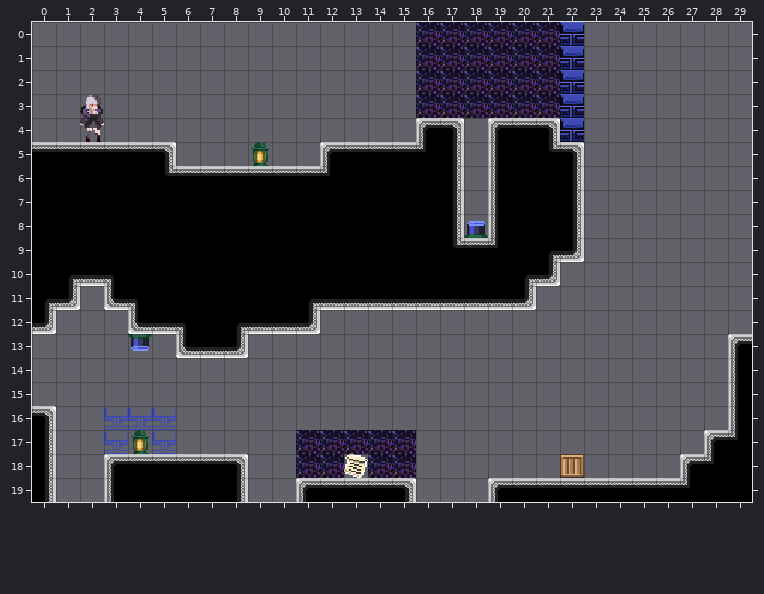
Tiled map, stored at Assets/maps/BookmarkLevels/1 - Prison/A5 - Lantern.tmx. The picture above was drawn from the file before the commit.
Cells are 16x16 px. Shown: x 0..29, y 0..19.
And afterwards:
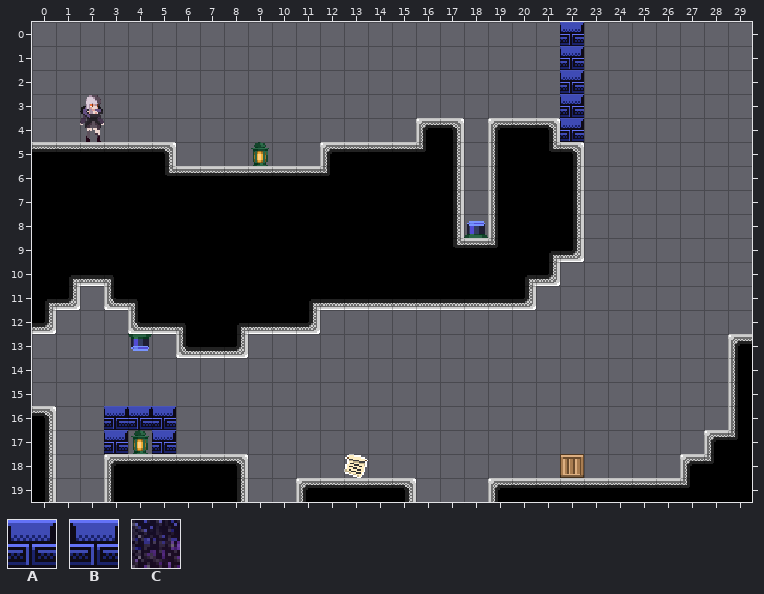
Key: from "On and off tiles blue": A 1; from "PlaceholderSprites": B 29, C 61.
_ is an empty cell.
Tiles of an added or newly shown layer are drawn over the layers below it.
Diff:
Layer "ground":
y 0..3: x 16..22 CCCCCCB -> _______
y 4: x 22 B -> _
y 17: x 11..15 CCCCC -> _____
y 18: x 11..12 CC -> __; x 14..15 CC -> __
Layer "onoff-defaulton" (added):
y 0..4: x 22 _ -> A
Layer "onoff-defaultoff" (added):
y 16: x 3..5 ___ -> AAA
y 17: x 3 _ -> A; x 5 _ -> A
